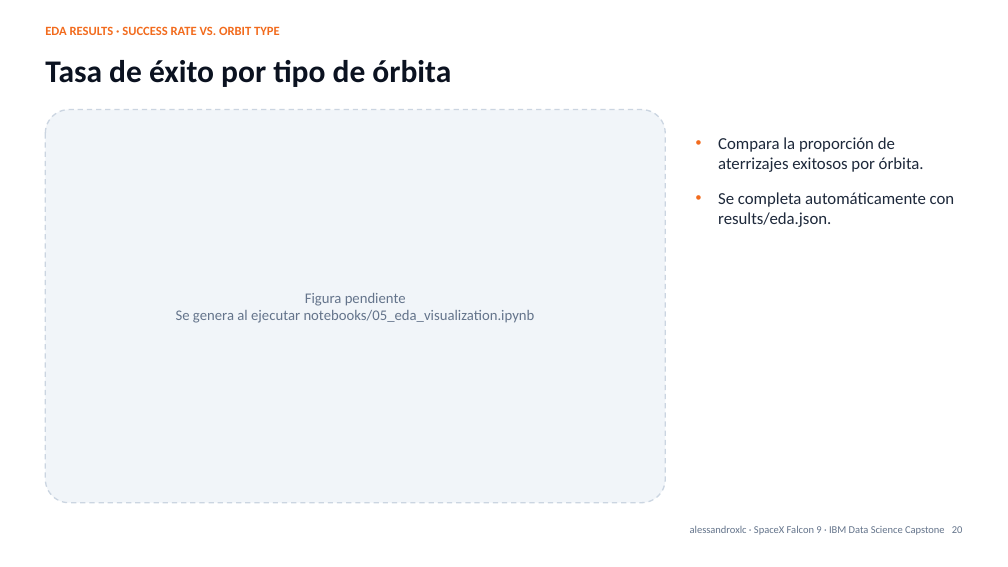
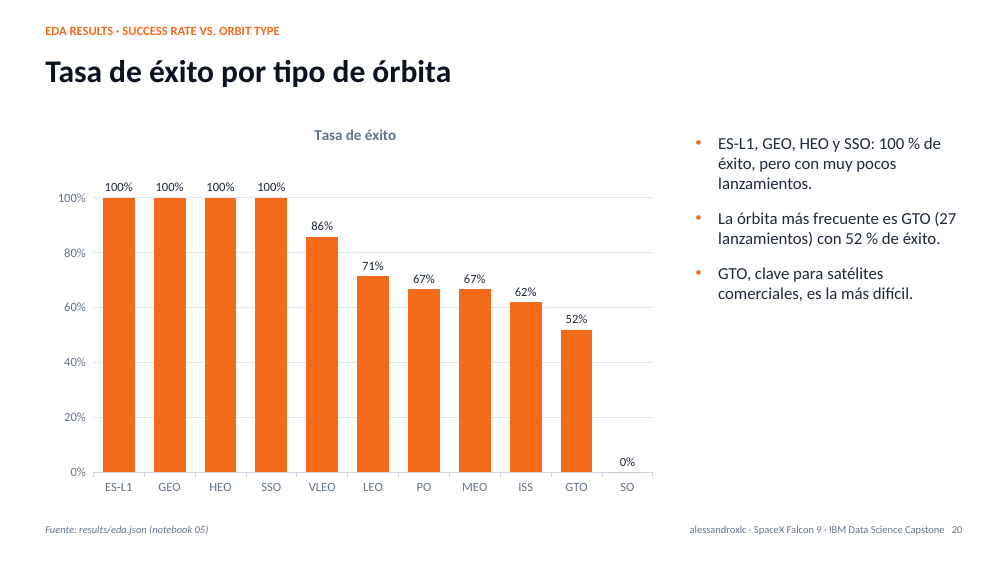
Before and after one commit to alessandroxlc/spacex-falcon9-capstone, a slide deck: slide 20 of presentation/SpaceX_Falcon9_Capstone.pptx. Drawn at 1008x567 pixels with LibreOffice and Linux fonts; fonts in the diff are those of the drawing. Boxes give left, top, right and bottom in pixels: in the first picture for what was removed or moved away, otherwise in the second. Text is boxed around its words. In the diff, an @@ line names an element or a change of style, - is before the commit and + after.

```diff
--- a/presentation/SpaceX_Falcon9_Capstone.pptx
+++ b/presentation/SpaceX_Falcon9_Capstone.pptx
@@ rounded rectangle removed at (45, 110, 665, 503) @@
@@ column chart added at (45, 110, 665, 503) @@
+title "Tasa de éxito"
+categories: ES-L1, GEO, HEO, SSO, VLEO, LEO, PO, MEO, ISS, GTO, SO
+Tasa de éxito: 1, 1, 1, 1, 0.86, 0.71, 0.67, 0.67, 0.62, 0.52, 0
@@ text at (718, 137, 956, 301): text changed @@
-• Compara la proporción de aterrizajes exitosos por órbita.
-• Se completa automáticamente con results/eda.json.
+• ES-L1, GEO, HEO y SSO: 100 % de éxito, pero con muy pocos lanzamientos.
+• La órbita más frecuente es GTO (27 lanzamientos) con 52 % de éxito.
+• GTO, clave para satélites comerciales, es la más difícil.
@@ text removed at (176, 293, 535, 323) @@
-Figura pendiente
-Se genera al ejecutar notebooks/05_eda_visualization.ipynb
@@ text added at (45, 525, 209, 535), 10 pt, text #64748B, italic @@
+Fuente: results/eda.json (notebook 05)
```
Also in this commit, not shown: 28 other slides changed, 45 other files.
